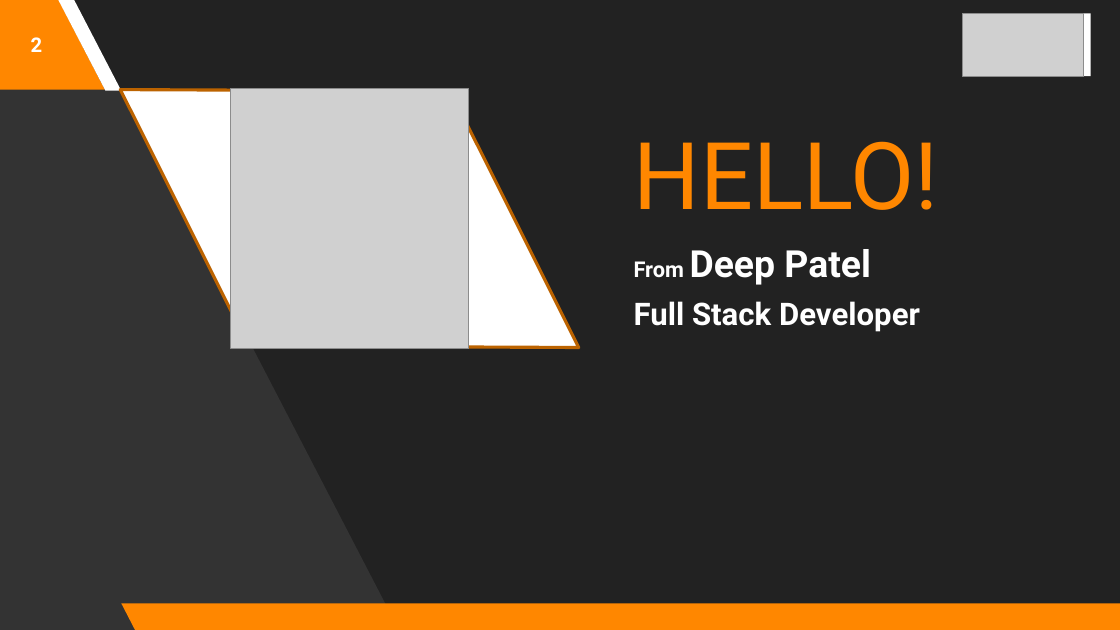
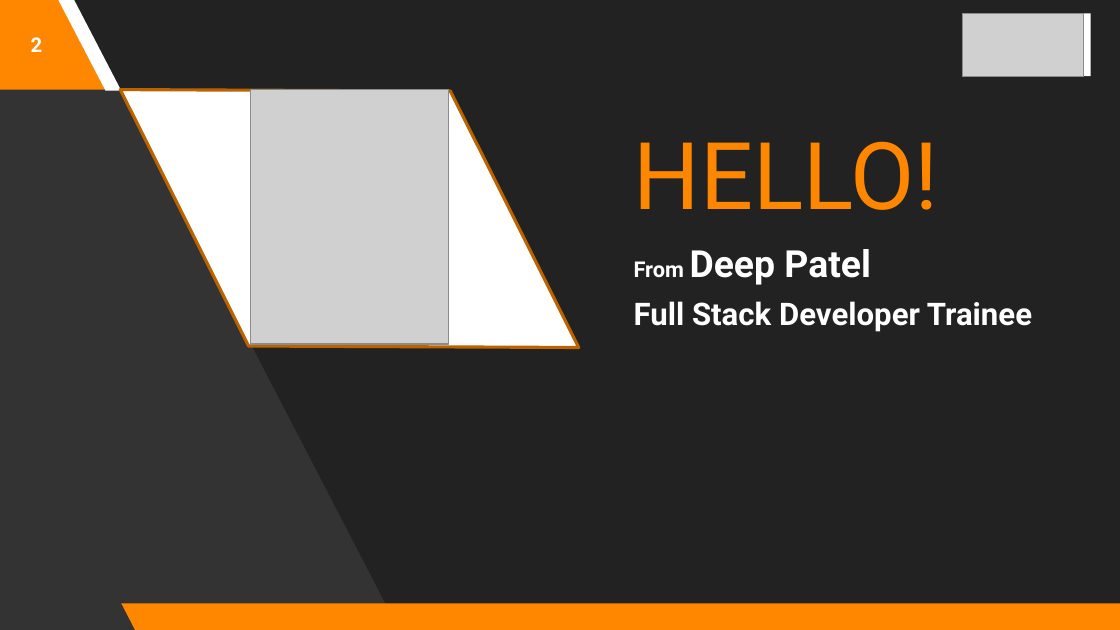
Before and after one commit to RKITSoftware/Deep-Patel, a slide deck: slide 2 of MOMM/February 2024.pptx. Drawn at 1120x630 pixels with LibreOffice and Linux fonts; fonts in the diff are those of the drawing; grey boxes stand for pictures. Boxes give left, top, right and bottom in pixels: in the first picture for what was removed or moved away, otherwise in the second. Text is boxed around its words. In the diff, an @@ line names an element or a change of style, - is before the commit and + after.

```diff
--- a/MOMM/February 2024.pptx
+++ b/MOMM/February 2024.pptx
@@ picture: place and size @@
-picture at [231,88,469,348]
+picture at [251,90,449,344]
@@ subtitle at [634,301,1032,332]: text changed @@
-Full Stack Developer
+Full Stack Developer Trainee
```
Also in this commit, not shown: 4 other slides changed, 1 slide added.
